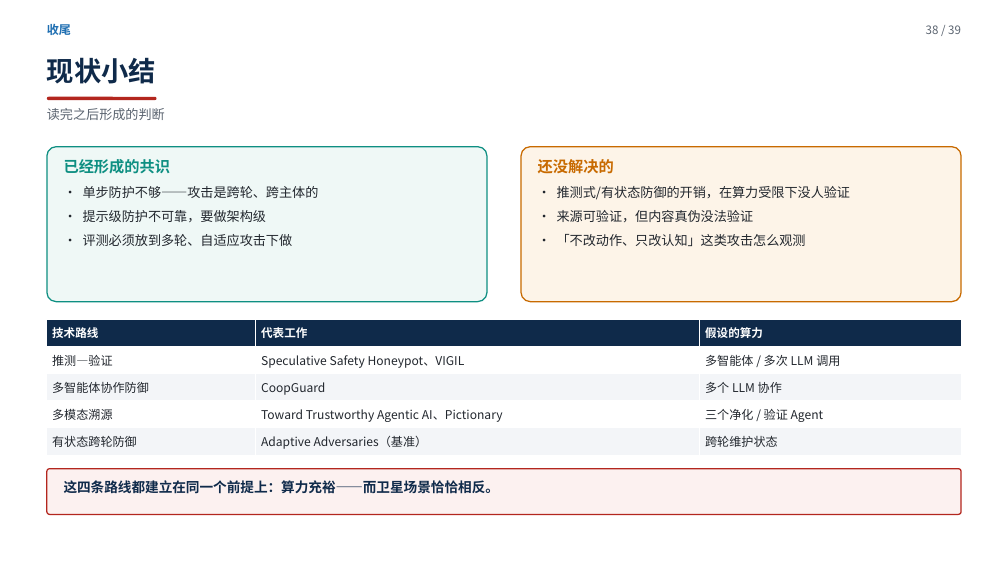
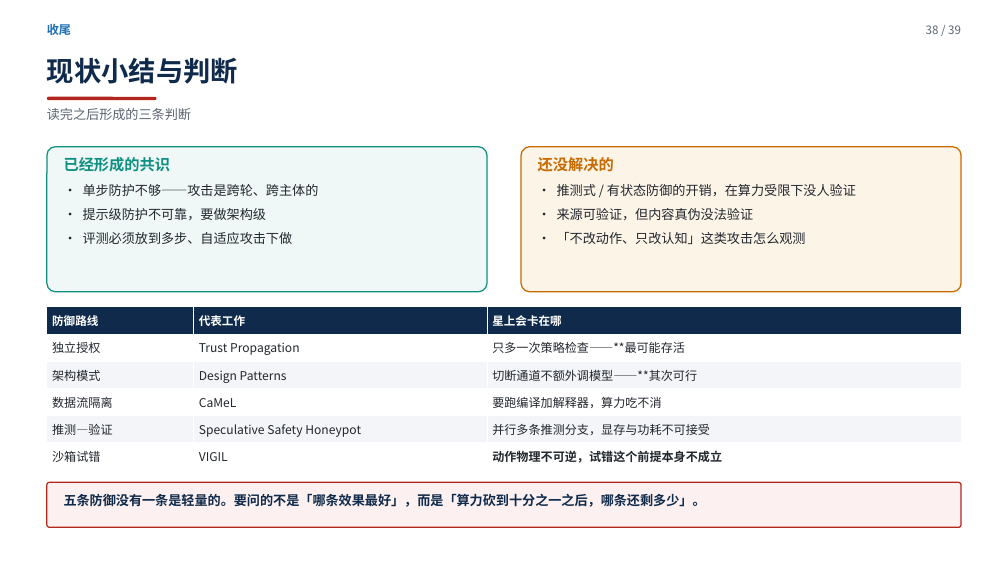
Before and after one commit to yiiiiiii1/multi-agent-remote-sensing, a slide deck: slide 38 of 阶段2-卫星多智能体防御/presentations/卫星多智能体安全调研汇报.pptx. Drawn at 1008x567 pixels with LibreOffice and Linux fonts; fonts in the diff are those of the drawing. Boxes give left, top, right and bottom in pixels: in the first picture for what was removed or moved away, otherwise in the second. Text is boxed around its words. In the diff, an @@ line names an element or a change of style, - is before the commit and + after.

Commit message:
采纳豆包审查：①第2篇出处改 AIWILD Workshop @ ICML 2026（原标 ICML 主会，硬伤）②VIGIL 补第5个组件③CaMeL 8个模型补全④去旁白与工作痕迹⑤术语解释⑥多步/多轮统一⑦落点表自洽⑧CaMeL与Design Patterns对调⑨每篇实验页新增「对星上的含义」⑩收尾改成方向性判断

```diff
--- a/阶段2-卫星多智能体防御/presentations/卫星多智能体安全调研汇报.pptx
+++ b/阶段2-卫星多智能体防御/presentations/卫星多智能体安全调研汇报.pptx
@@ text at [47,57,238,84]: text changed @@
-现状小结
+现状小结与判断
@@ text at [47,108,191,120]: text changed @@
-读完之后形成的判断
+读完之后形成的三条判断
@@ rounded rectangle: place and size @@
-rounded rectangle at [47,147,487,302]
+rounded rectangle at [47,147,487,292]
@@ rounded rectangle: place and size @@
-rounded rectangle at [521,147,961,302]
+rounded rectangle at [521,147,961,292]
@@ text at [557,184,856,196]: spaces changed @@
-· 推测式/有状态防御的开销，在算力受限下没人验证
+· 推测式 / 有状态防御的开销，在算力受限下没人验证
@@ text at [83,232,293,244]: text changed @@
-· 评测必须放到多轮、自适应攻击下做
+· 评测必须放到多步、自适应攻击下做
@@ table at [47,307,961,470] @@
-row 1: 技术路线 | 代表工作 | 假设的算力
-row 2: 推测—验证 | Speculative Safety Honeypot、VIGIL | 多智能体 / 多次 LLM 调用
-row 3: 多智能体协作防御 | CoopGuard | 多个 LLM 协作
-row 4: 多模态溯源 | Toward Trustworthy Agentic AI、Pictionary | 三个净化 / 验证 Agent
-row 5: 有状态跨轮防御 | Adaptive Adversaries（基准） | 跨轮维护状态
+row 1: 防御路线 | 代表工作 | 星上会卡在哪
+row 2: 独立授权 | Trust Propagation | 只多一次策略检查——**最可能存活
+row 3: 架构模式 | Design Patterns | 切断通道不额外调模型——**其次可行
+row 4: 数据流隔离 | CaMeL | 要跑编译加解释器，算力吃不消
+row 5: 推测—验证 | Speculative Safety Honeypot | 并行多条推测分支，显存与功耗不可接受
+row 6: 沙箱试错 | VIGIL | 动作物理不可逆，试错这个前提本身不成立
@@ table: place and size @@
-table at [47,319,961,455]
+table at [47,307,961,470]
@@ rounded rectangle: place and size @@
-rounded rectangle at [47,469,961,514]
+rounded rectangle at [47,482,961,528]
@@ text at [64,493,706,507]: text changed; size 13 to 12.5 pt @@
-这四条路线都建立在同一个前提上：算力充裕——而卫星场景恰恰相反。
+五条防御没有一条是轻量的。要问的不是「哪条效果最好」，而是「算力砍到十分之一之后，哪条还剩多少」。
```
Also in this commit, not shown: 24 other slides changed, 2 other files.
